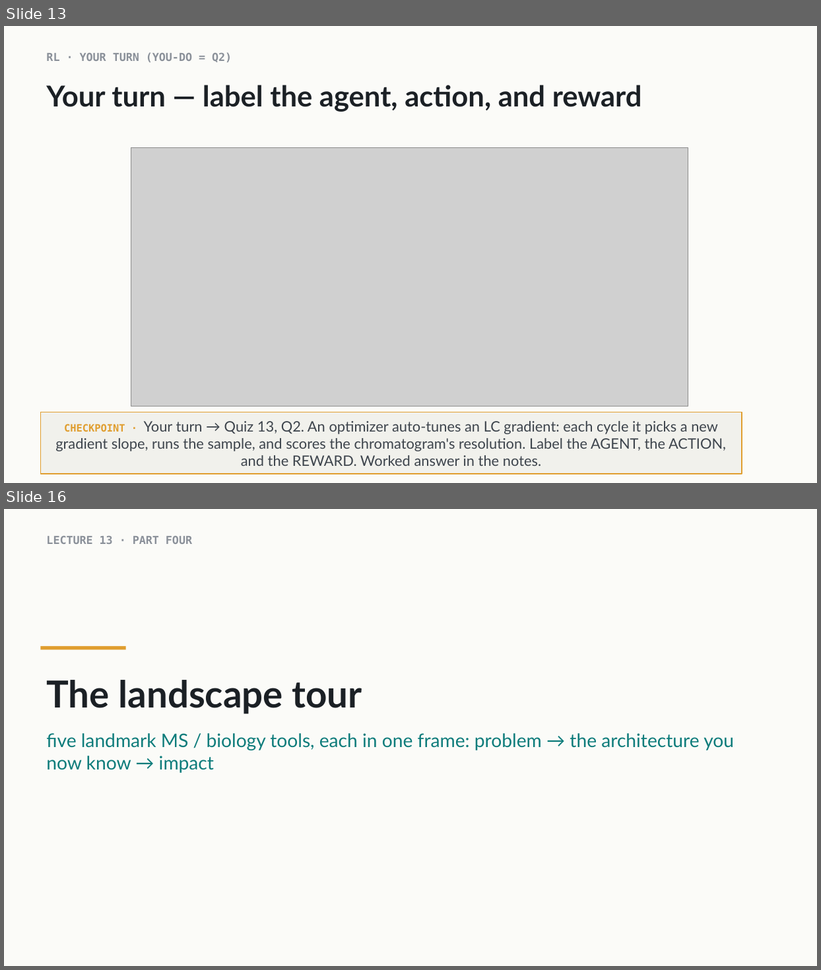
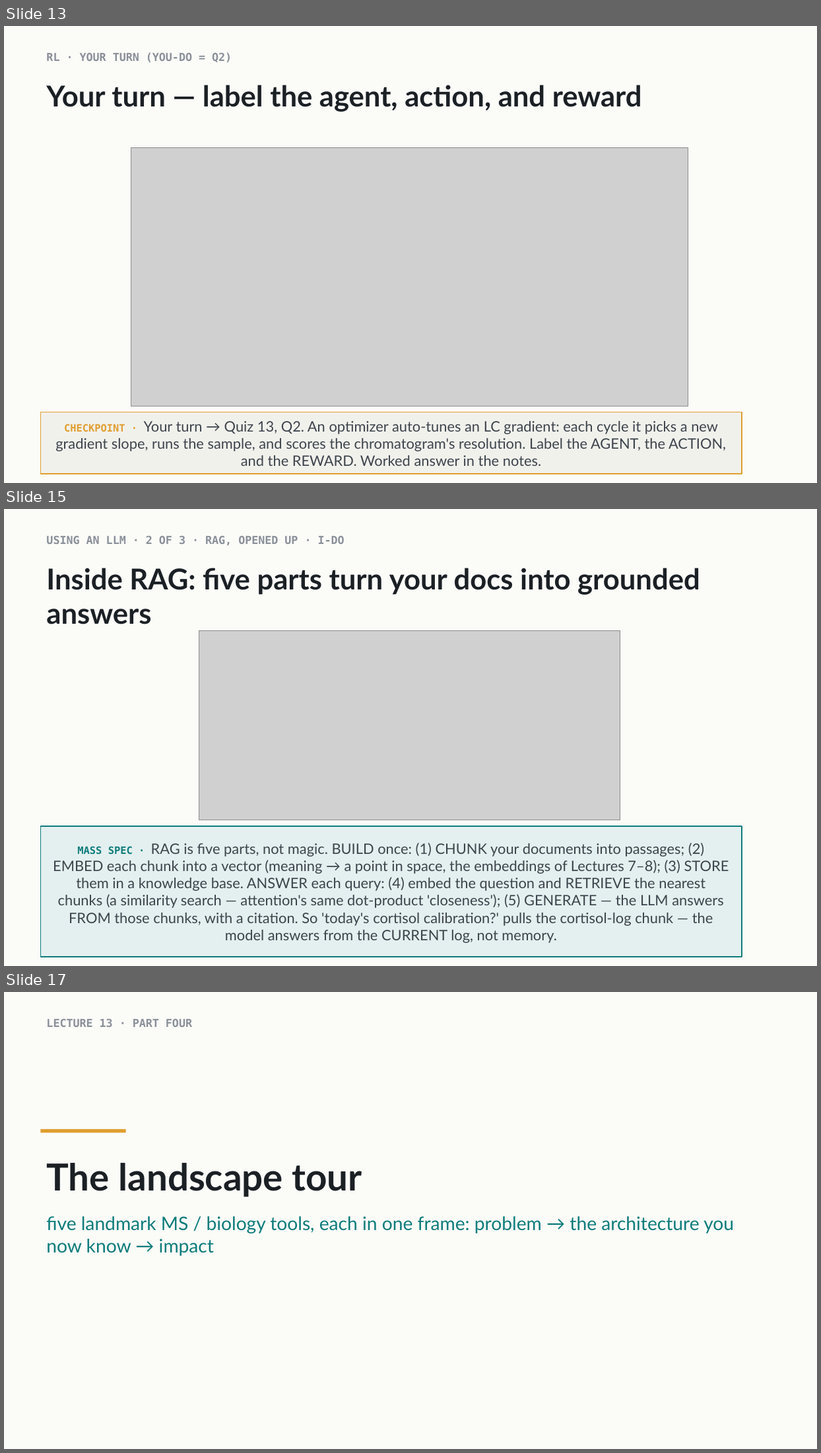
Before and after one commit to indigobio/msacl_dl_course, a slide deck: slides/pptx/lecture13_llms_landscape.pptx. Shown one above the other, each under a label of ours: slides 13 and 16 before the commit, slides 13, 15 and 17 after it; the slides between them are not shown. The pictures are 821x970 and 821x1453 pixels, drawn with LibreOffice and Linux fonts; fonts in the diff are those of the drawing; grey boxes stand for pictures. Boxes give left, top, right and bottom in pixels: in the first picture for what was removed or moved away, otherwise in the second. Text is boxed around its words. In the diff, an @@ line names an element or a change of style, - is before the commit and + after.

```diff
--- a/slides/pptx/lecture13_llms_landscape.pptx
+++ b/slides/pptx/lecture13_llms_landscape.pptx
@@ slide 15 added at (x1=4, y1=509, x2=817, y2=966), background #FFFFFF @@
@@ rectangle added at (x1=4, y1=509, x2=817, y2=966), fill #FBFBF8 @@
@@ text added at (x1=46, y1=535, x2=345, y2=545), 13 pt, text #8A9099, bold @@
+USING AN LLM · 2 OF 3 · RAG, OPENED UP · I-DO
@@ text added at (x1=46, y1=568, x2=700, y2=625), 34 pt, text #1B2025, bold @@
+Inside RAG: five parts turn your docs into grounded answers
@@ picture added at (x1=199, y1=631, x2=620, y2=821) @@
@@ rectangle added at (x1=40, y1=827, x2=742, y2=957), fill #E3F0EF, outline #0E7C7B 1 pt, 17 pt, text #3D444C @@
+MASS SPEC · RAG is five parts, not magic. BUILD once: (1) CHUNK your documents into passages; (2) EMBED each chunk into a vector (meaning → a point in space, the embeddings of Lectures 7–8); (3) STORE them in a knowledge base. ANSWER each query: (4) embed the question and RETRIEVE the nearest chunks (a similarity search — attention's same dot-product 'closeness'); (5) GENERATE — the LLM answers FROM those chunks, with a citation. So 'today's cortisol calibration?' pulls the cortisol-log chunk — the model answers from the CURRENT log, not memory.
@@ what was slide 16 is now slide 17 @@
```
Also in this commit, not shown: 6 slides changed, 10 other files.
